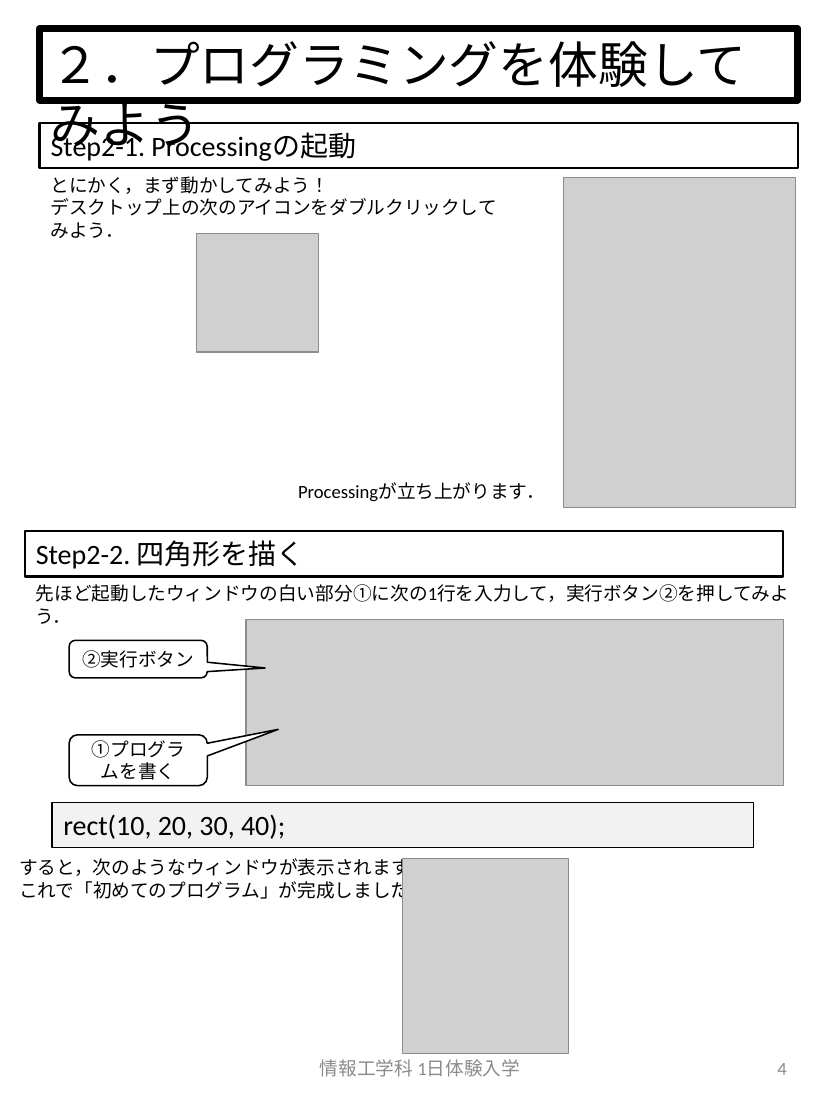
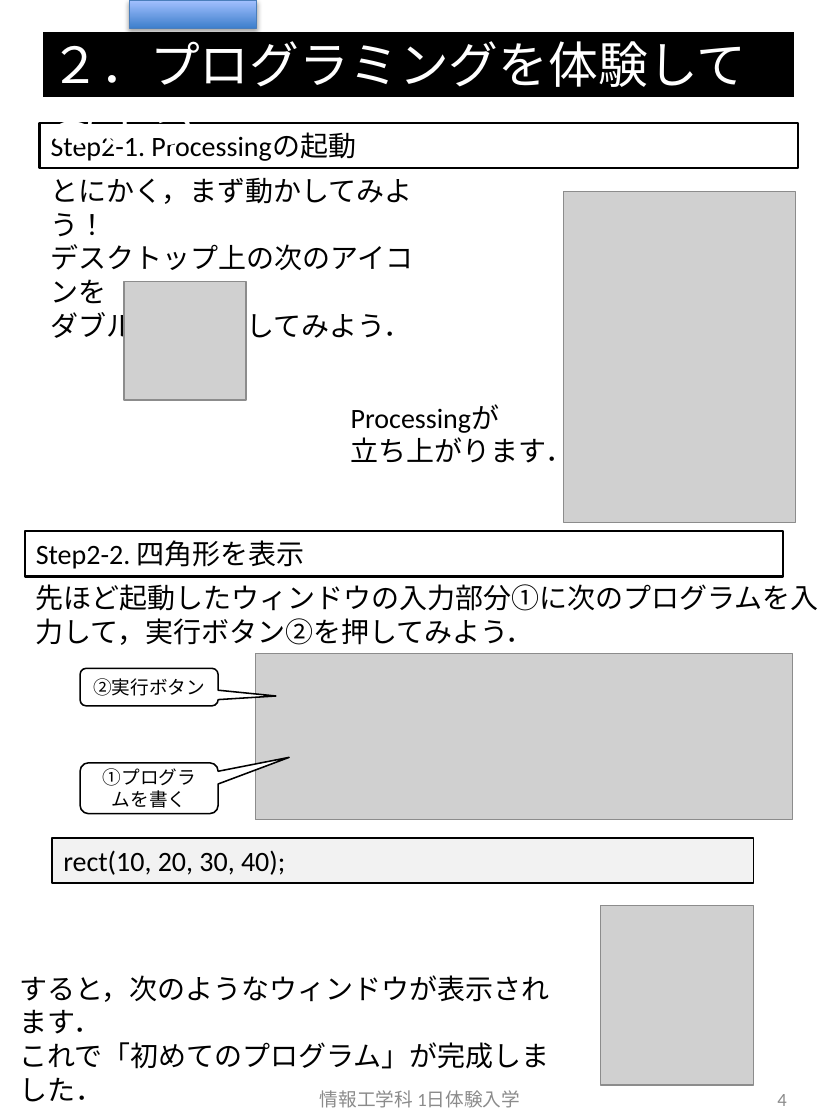
Before and after one commit to crotsu/ShootingGame_Taiken, a slide deck: slide 4 of Document/body.pptx. Drawn at 840x1120 pixels with LibreOffice and Linux fonts; fonts in the diff are those of the drawing; grey boxes stand for pictures. Boxes give left, top, right and bottom in pixels: in the first picture for what was removed or moved away, otherwise in the second. Text is boxed around its words. In the diff, an @@ line names an element or a change of style, - is before the commit and + after.

Commit message:
60分に収まらないので，コンテンツを修正する

```diff
--- a/Document/body.pptx
+++ b/Document/body.pptx
@@ rectangle "２．プログラミングを体験してみよう" at [39,28,797,100]: text colour #000000 to #FFFFFF; fill none to #000000; outline #000000 4.5 pt to #FFFFFF 4.5 pt @@
@@ rectangle added at [129,0,256,28], fill gradient #3F80CE to #A4C4FF, outline #4B7EBC 0.75 pt @@
@@ rectangle "Step2-1. Processingの起動" at [39,123,797,168]: fill none to #FFFFFF @@
@@ text at [51,178,413,237]: size 12 to 18 pt in "とにかく，まず動かしてみよう！" @@
@@ picture: place and size @@
-picture at [563,177,795,507]
+picture at [563,192,795,522]
@@ text at [51,244,414,344]: text changed; size 12 to 18 pt @@
-デスクトップ上の次のアイコンをダブルクリックしてみよう．
+デスクトップ上の次のアイコンを
+ダブルクリックしてみよう．
@@ picture: place and size @@
-picture at [197,233,319,352]
+picture at [124,281,246,400]
@@ text at [351,405,574,469]: text changed; size 12 to 18 pt @@
-Processingが立ち上がります．
+Processingが
+立ち上がります．
@@ rectangle "Step2-2. 四角形を表示" at [25,531,783,576]: fill none to #FFFFFF @@
@@ text in rectangle at [36,540,305,569]: text changed @@
-Step2-2. 四角形を描く
+Step2-2. 四角形を表示
@@ text at [36,584,819,645]: text changed; size 12 to 18 pt @@
-先ほど起動したウィンドウの白い部分①に次の1行を入力して，実行ボタン②を押してみよう．
+先ほど起動したウィンドウの入力部分①に次のプログラムを入力して，実行ボタン②を押してみよう．
@@ picture: place and size @@
-picture at [246,619,784,786]
+picture at [255,653,793,820]
@@ rounded speech box "②実行ボタン": place and size @@
-rounded speech box "②実行ボタン" at [69,641,207,679]
+rounded speech box "②実行ボタン" at [80,669,217,707]
@@ rounded speech box "①プログラムを書く": place and size @@
-rounded speech box "①プログラムを書く" at [69,735,207,785]
+rounded speech box "①プログラムを書く" at [80,763,217,813]
@@ rectangle "rect(10, 20, 30, 40);": place and size @@
-rectangle "rect(10, 20, 30, 40);" at [53,802,754,847]
+rectangle "rect(10, 20, 30, 40);" at [53,838,754,883]
@@ picture: place and size @@
-picture at [402,859,568,1054]
+picture at [600,906,753,1085]
@@ text "すると，次のようなウィンドウが表示されます．": place and size @@
-text "すると，次のようなウィンドウが表示されます．" at [19,858,428,903]
+text "すると，次のようなウィンドウが表示されます．" at [19,975,550,1102]
@@ text "すると，次のようなウィンドウが表示されます．" at [19,975,550,1102]: size 12 to 18 pt @@
@@ text "情報工学科 1日体験入学": place and size @@
-text "情報工学科 1日体験入学" at [320,1059,520,1077]
+text "情報工学科 1日体験入学" at [320,1090,520,1108]
@@ page number: place and size @@
-page number at [777,1063,786,1075]
+page number at [777,1094,786,1106]
```
Also in this commit, not shown: 6 other slides changed, 2 slides added, 2 slides removed, 23 other files.
